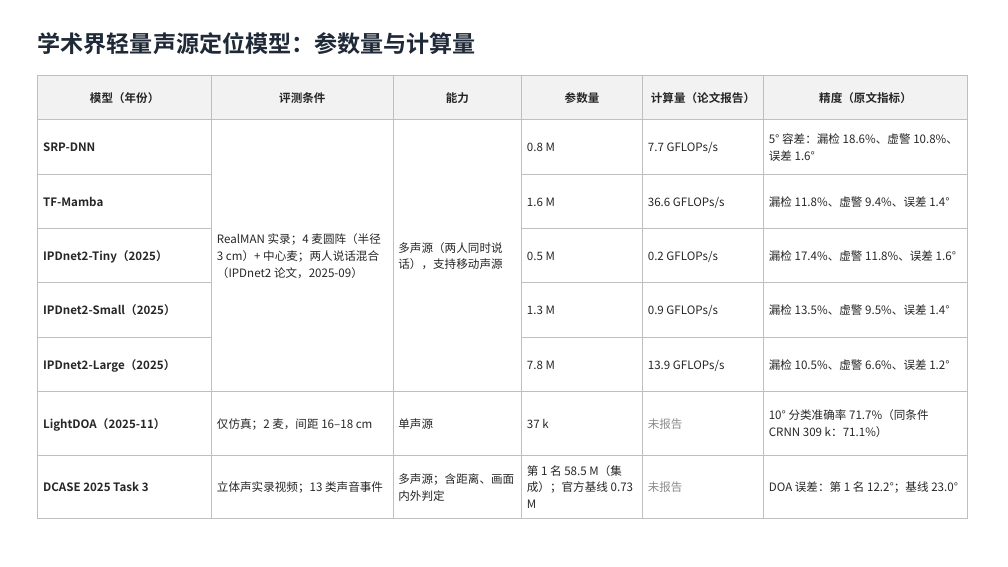
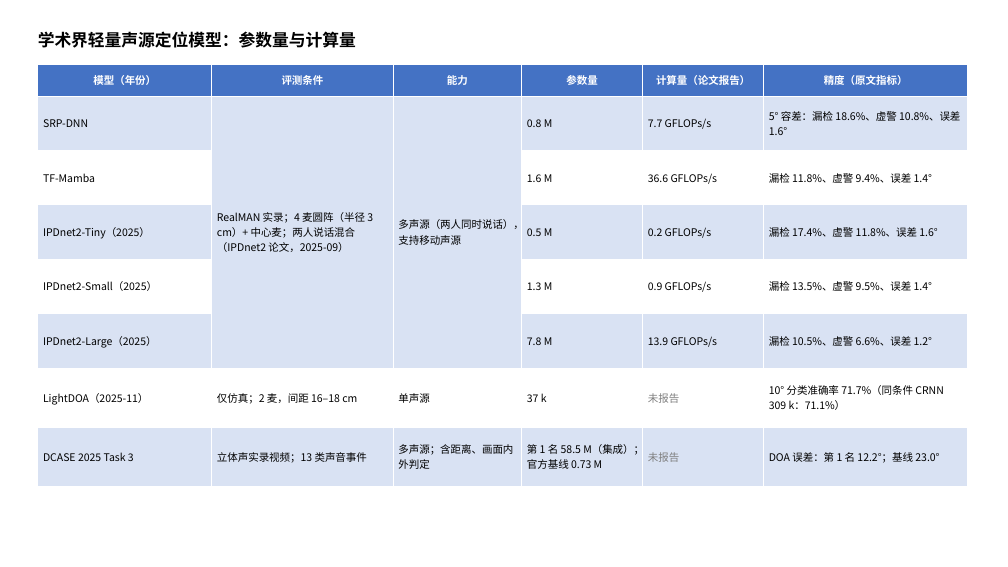
Before and after one commit to ZeroFoxxi/ssl-scene1, a slide deck: slide 3 of 竞品补充页_精简版.pptx. Drawn at 1008x567 pixels with LibreOffice and Linux fonts; fonts in the diff are those of the drawing. Boxes give left, top, right and bottom in pixels: in the first picture for what was removed or moved away, otherwise in the second. Text is boxed around its words. In the diff, an @@ line names an element or a change of style, - is before the commit and + after.

```diff
--- a/竞品补充页_精简版.pptx
+++ b/竞品补充页_精简版.pptx
@@ text "学术界轻量声源定位模型：参数量与计算量" at box(38, 31, 356, 48): size 22 to 16 pt, text colour #1F2937 to #000000 @@
@@ table at box(38, 64, 968, 473) @@
@@ fill #F2F2F2 to #4472C4 in row 1 @@
@@ fill none to #D9E2F3 in 20 cells @@
@@ fill none to #FFFFFF in 14 cells @@
@@ size 11 to 10 pt, text colour #262626 to #000000 @@
@@ text colour #262626 to #FFFFFF in "模型（年份）", "评测条件", "能力", "参数量" and 2 more places @@
@@ bold off in "SRP-DNN", "TF-Mamba", "IPDnet2-Tiny（2025）", "IPDnet2-Small（2025）" and 3 more places @@
@@ text colour #8C8C8C to #7F7F7F in "未报告", "未报告" @@
@@ borders changed @@
@@ table: place and size @@
-table at box(38, 76, 968, 512)
+table at box(38, 64, 968, 473)
```
Also in this commit, not shown: 2 other slides changed, 2 other files.
